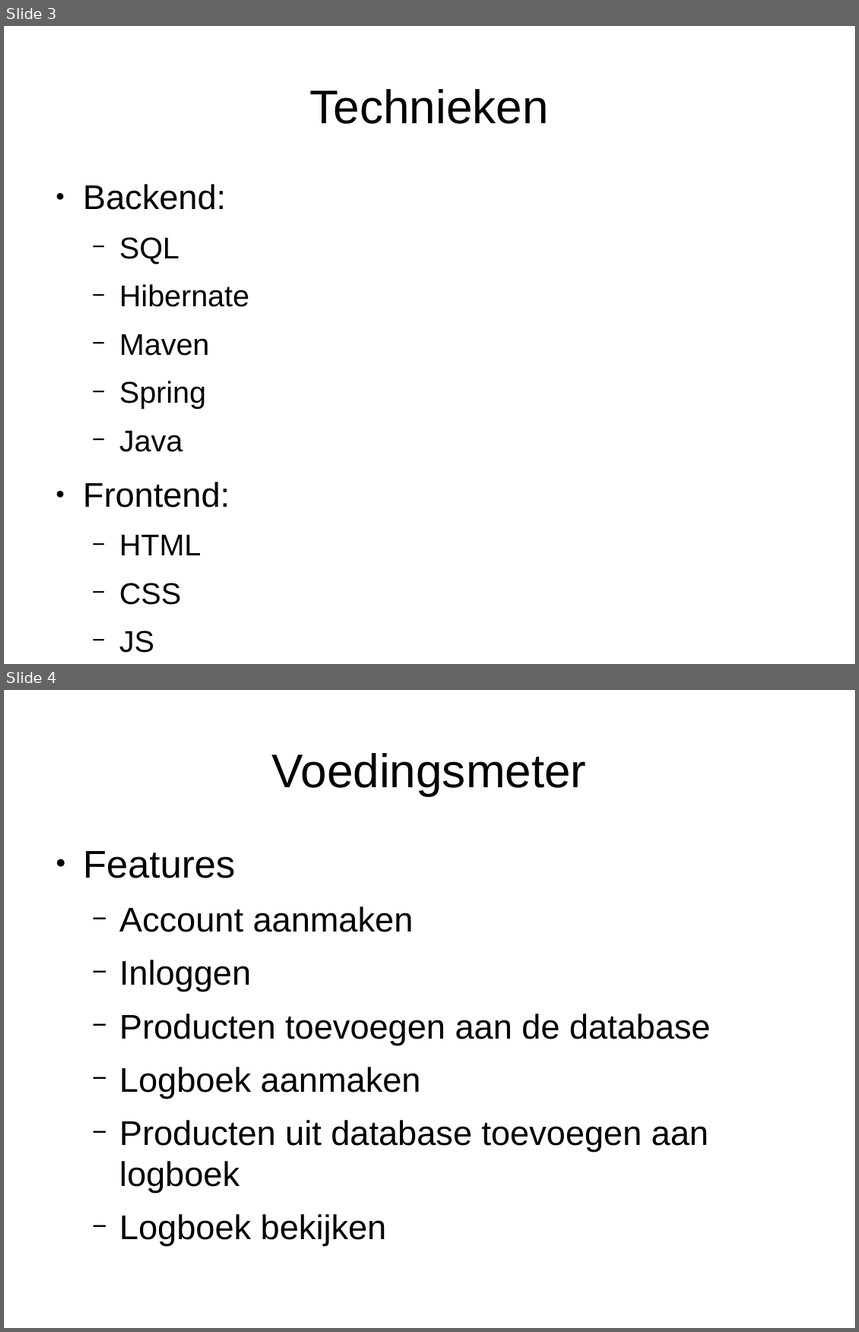
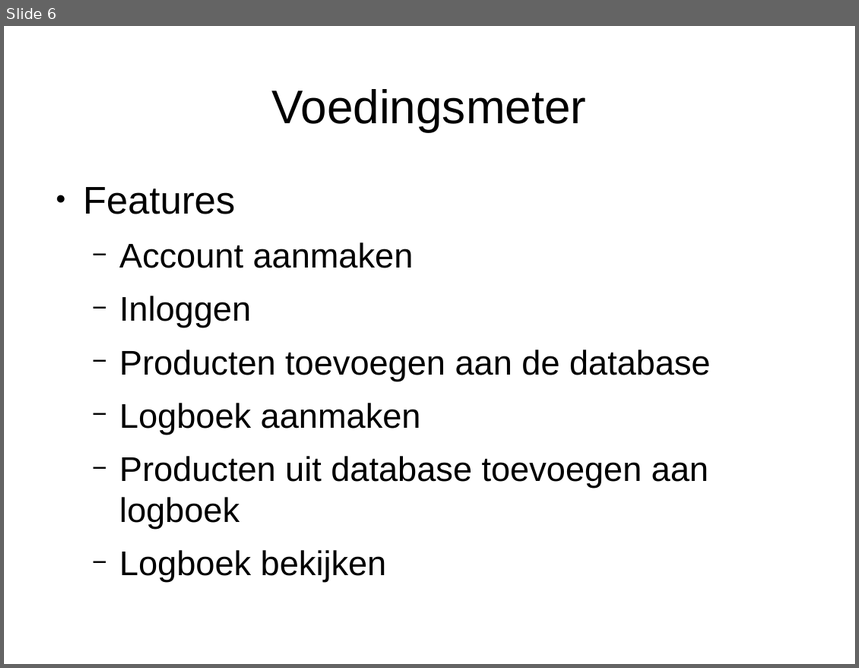
Before and after one commit to karenberntsen/Voedingsmeter2.0, a slide deck: src/main/resources/static/Presentatie.ods.odp. Shown one above the other, each under a label of ours: slides 3 and 4 before the commit, slide 6 after it. The pictures are 859x1332 and 859x668 pixels, drawn with LibreOffice and Linux fonts; fonts in the diff are those of the drawing. Boxes give left, top, right and bottom in pixels: in the first picture for what was removed or moved away, otherwise in the second. Text is boxed around its words. In the diff, an @@ line names an element or a change of style, - is before the commit and + after.

```diff
--- a/src/main/resources/static/Presentatie.ods.odp
+++ b/src/main/resources/static/Presentatie.ods.odp
@@ slide 3 removed at bbox=[4, 26, 855, 664], background #FFFFFF @@
@@ title removed at bbox=[310, 89, 549, 124] @@
-Technieken
@@ text removed at bbox=[83, 184, 249, 605] @@
-● Backend:
-  − SQL
-  − Hibernate
-  − Maven
-  − Spring
-  − Java
-● Frontend:
-  − HTML
-  − CSS
-  − JS
@@ what was slide 4 is now slide 6 @@
```
Also in this commit, not shown: 2 slides changed, 3 slides added, 4 other files.
